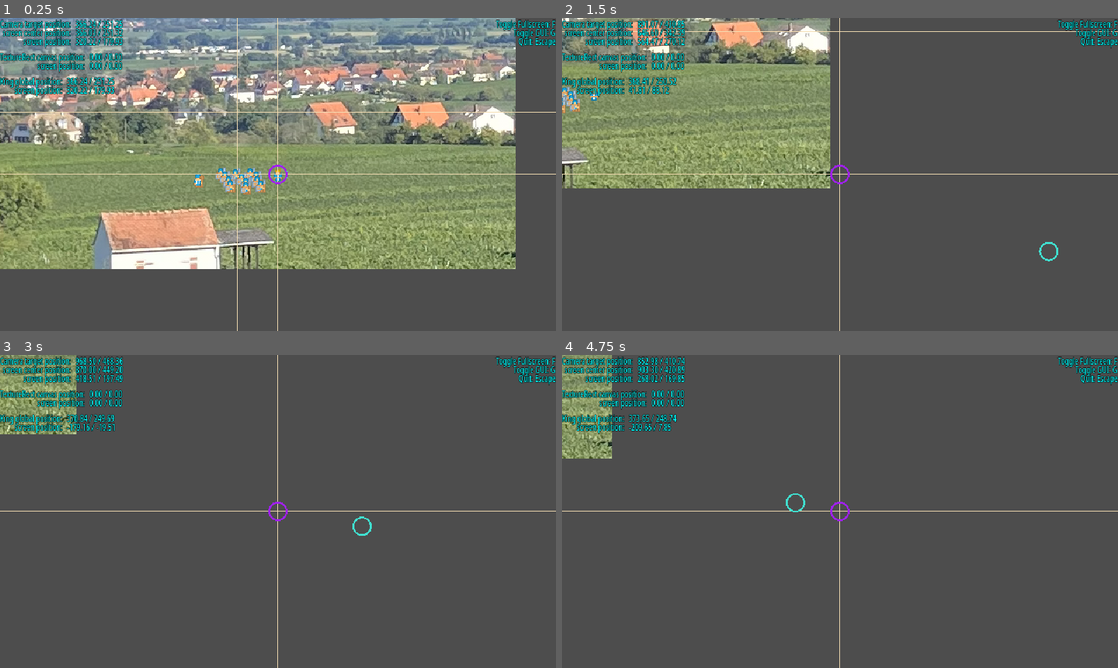
Above: before the commit, frames 1-4 (two rows, left to right).
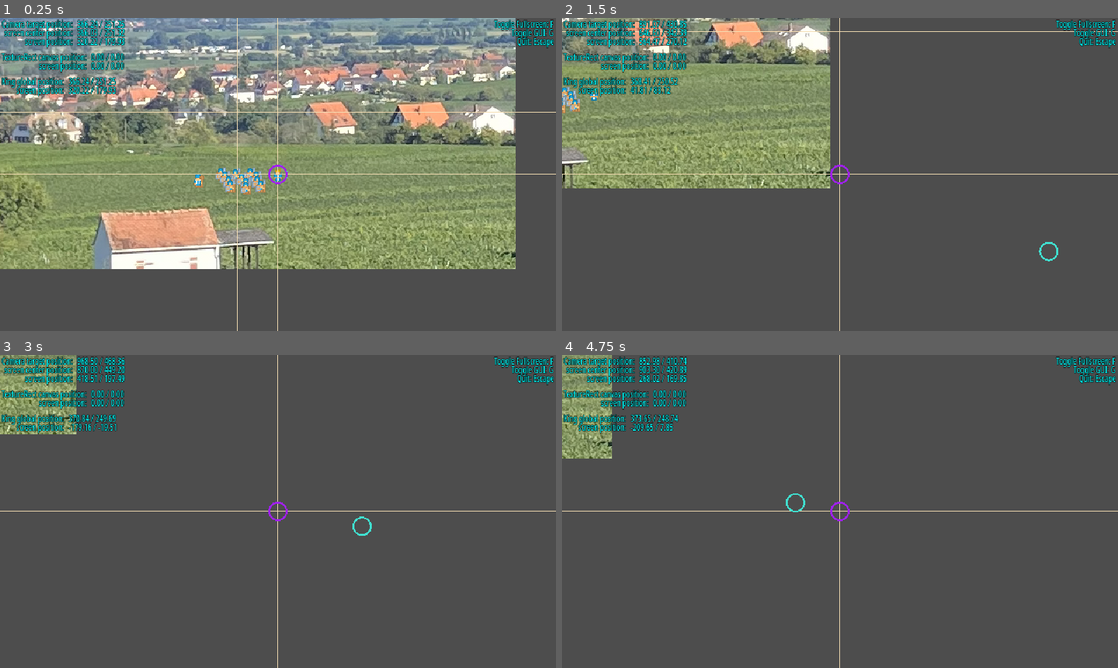
Above: after the commit, the same moments.

Repository: Toxe/godot-pixel-style
Game: Godot game, scene res://scenes/main.tscn
Same seed, same stepped clock (60 frames per second), same inputs: the game is played once before the commit and once after it.
Inputs (mouse positions are in pixels of both pictures, inside the frame that each line leads up to):
- Up to frame 1 (0.25 s): no input
- Up to frame 2 (1.5 s): tap Enter at 0.5 s; move the mouse to (962, 158) at 0.52 s; hold Right (ui_right) 0.53-1.28 s; hold G (toggle_gui) 0.53-1.28 s; click (962, 158) at 0.67 s; move the mouse to (728, 190) at 1.27 s; hold Down (ui_down) from 1.28 s (still down); tap G (toggle_gui) at 1.35 s
- Up to frame 3 (3 s): move the mouse to (333, 442) at 2.02 s; release Down (ui_down) at 2.03 s; hold Right (ui_right) 2.03-2.78 s; hold G (toggle_gui) 2.03-2.78 s; move the mouse to (250, 574) at 2.77 s; hold Up (ui_up) from 2.78 s (still down); tap G (toggle_gui) at 2.85 s; click (250, 574) at 2.92 s
- Up to frame 4 (4.75 s): move the mouse to (1006, 558) at 3.52 s; release Up (ui_up) at 3.53 s; hold G (toggle_gui) 3.53-4.28 s; hold Left (ui_left) from 3.53 s (still down); move the mouse to (673, 464) at 4.27 s; tap G (toggle_gui) at 4.35 s

The runs differ from the first frame. In frame 1, 3.3% of the frame differs, in the area x 0-100%, y 0-26%; in frame 2, 3.2%; in frame 3, 3.1%; in frame 4, 3.1%.

Commit message:
Add slight margin to GUI

Diff:
--- a/PixelStyle/scenes/gui.tscn
+++ b/PixelStyle/scenes/gui.tscn
@@ -3,8 +3,7 @@
 [ext_resource type="Script" uid="uid://b0m7te8rndoge" path="res://scenes/gui.gd" id="1_efmwq"]
 [ext_resource type="Theme" uid="uid://di14qk6sdexpx" path="res://scenes/theme.tres" id="1_mfius"]
 
-[node name="Control" type="Control"]
-layout_mode = 3
+[node name="GUI" type="PanelContainer"]
 anchors_preset = 15
 anchor_right = 1.0
 anchor_bottom = 1.0
@@ -14,12 +13,7 @@
 script = ExtResource("1_efmwq")
 
 [node name="HBoxContainer" type="HBoxContainer" parent="."]
-layout_mode = 1
-anchors_preset = 15
-anchor_right = 1.0
-anchor_bottom = 1.0
-grow_horizontal = 2
-grow_vertical = 2
+layout_mode = 2
 
 [node name="VBoxContainer" type="VBoxContainer" parent="HBoxContainer"]
 layout_mode = 2
--- a/PixelStyle/scenes/theme.tres
+++ b/PixelStyle/scenes/theme.tres
@@ -9,6 +9,10 @@
 2003265652: 400
 }
 
+[sub_resource type="StyleBoxEmpty" id="StyleBoxEmpty_nx7ni"]
+content_margin_left = 2.0
+content_margin_right = 2.0
+
 [resource]
 Label/colors/font_color = Color(0, 1, 1, 1)
 Label/colors/font_outline_color = Color(0, 0, 0, 1)
@@ -16,3 +20,4 @@
 Label/constants/outline_size = 2
 Label/font_sizes/font_size = 10
 Label/fonts/font = SubResource("FontVariation_jm5n4")
+PanelContainer/styles/panel = SubResource("StyleBoxEmpty_nx7ni")
Not shown: 1 places in PixelStyle/scenes/theme.tres that only renumber resources
